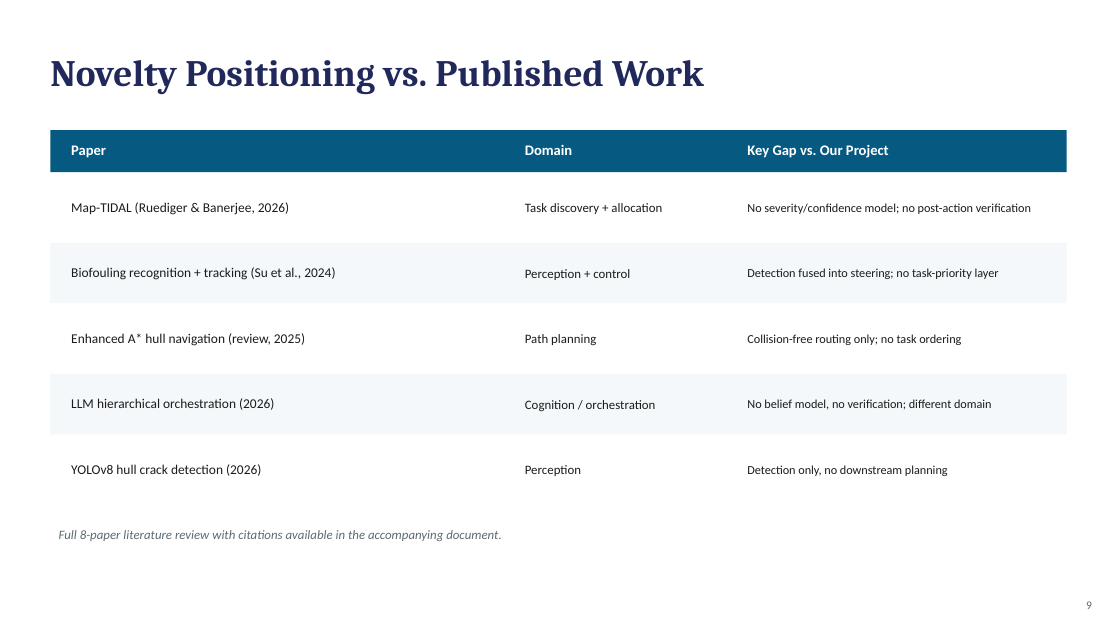
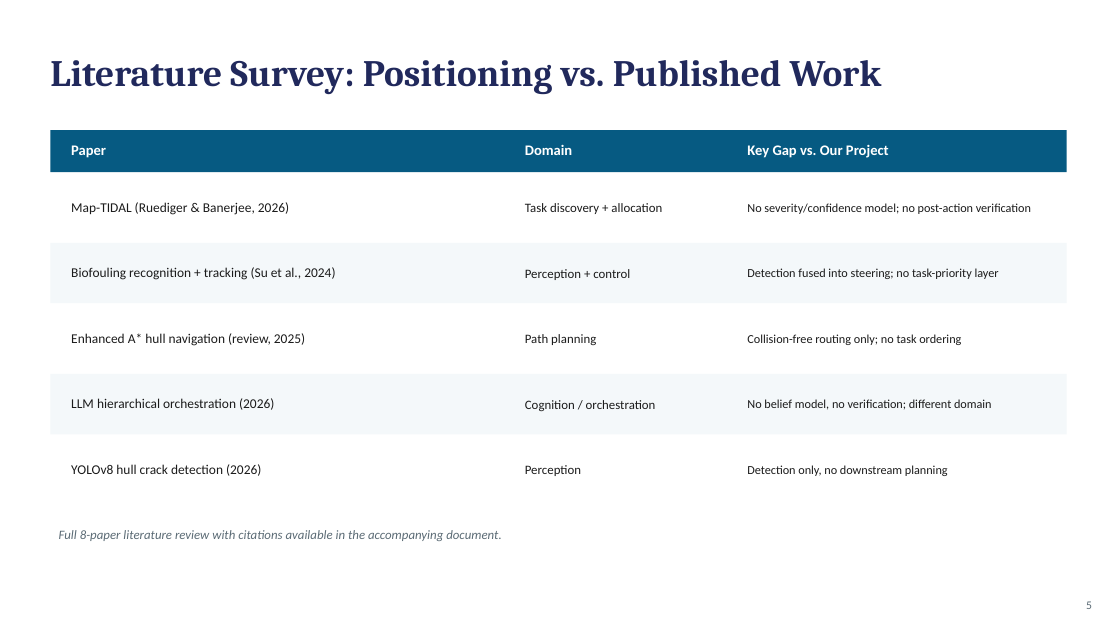
Before and after one commit to Pritish3110/HullSentinal, a slide deck: slide 5 of docs/Hull_Cleaning_Cognitive_Project.pptx (slide 9 before the commit). Drawn at 1120x630 pixels with LibreOffice and Linux fonts; fonts in the diff are those of the drawing. Boxes give left, top, right and bottom in pixels: in the first picture for what was removed or moved away, otherwise in the second. Text is boxed around its words. In the diff, an @@ line names an element or a change of style, - is before the commit and + after.

```diff
--- a/docs/Hull_Cleaning_Cognitive_Project.pptx
+++ b/docs/Hull_Cleaning_Cognitive_Project.pptx
@@ text at (x1=50, y1=60, x2=882, y2=95): text changed @@
-Novelty Positioning vs. Published Work
+Literature Survey: Positioning vs. Published Work
```
Also in this commit, not shown: 8 other slides changed, 7 slides added, 12 other files.
